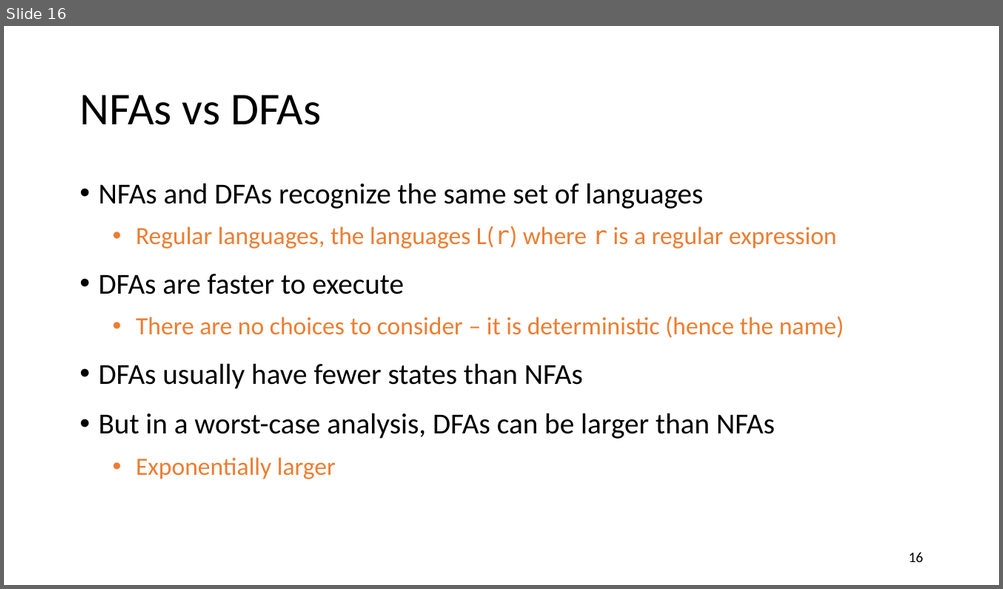
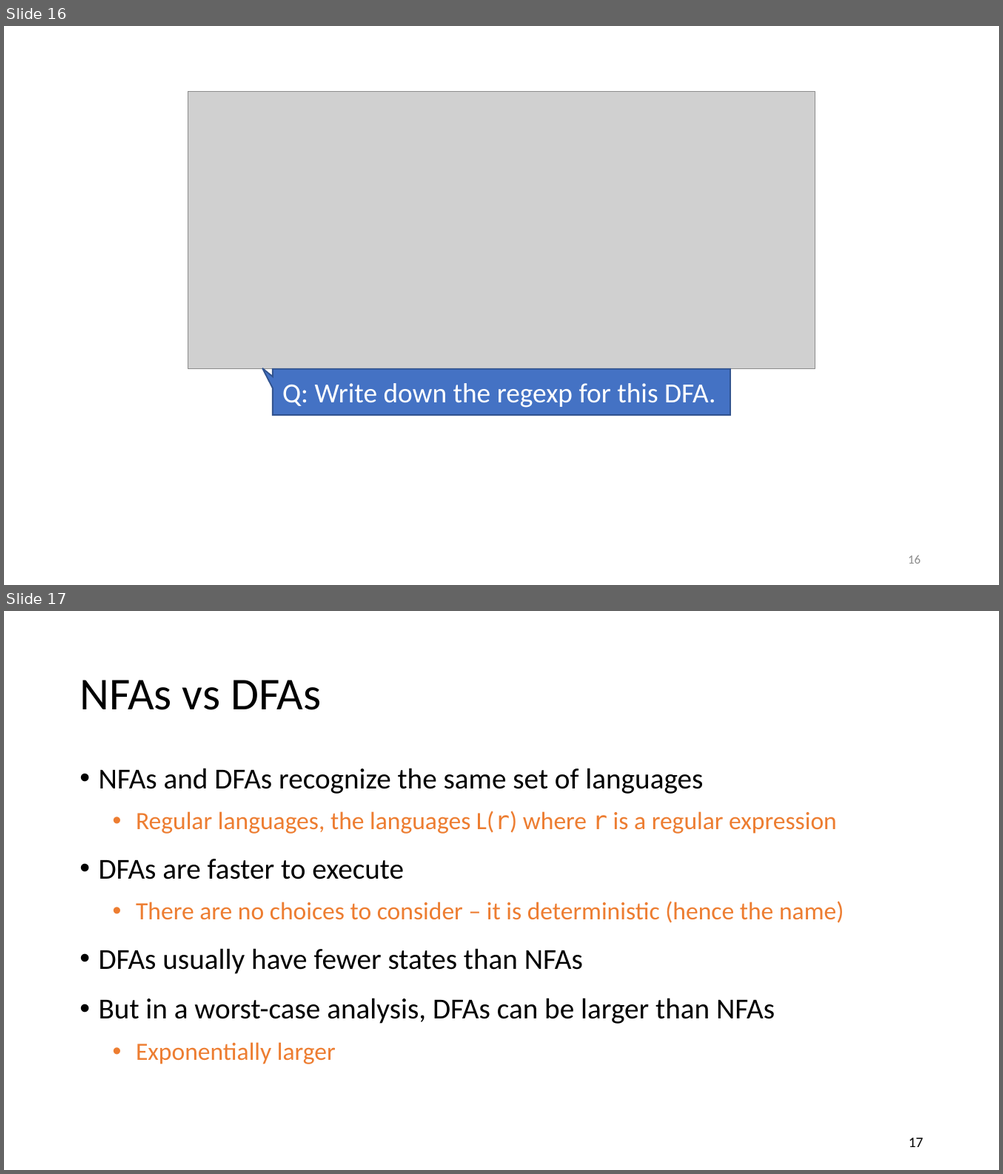
Before and after one commit to anoopsarkar/compilers-class, a slide deck: assets/ppt/lex/lex4-regexps-as-automata.pptx. Shown one above the other, each under a label of ours: slide 16 before the commit, slides 16 and 17 after it. The pictures are 1003x589 and 1003x1174 pixels, drawn with LibreOffice and Linux fonts; fonts in the diff are those of the drawing; grey boxes stand for pictures. Boxes give left, top, right and bottom in pixels: in the first picture for what was removed or moved away, otherwise in the second. Text is boxed around its words. In the diff, an @@ line names an element or a change of style, - is before the commit and + after.

```diff
--- a/assets/ppt/lex/lex4-regexps-as-automata.pptx
+++ b/assets/ppt/lex/lex4-regexps-as-automata.pptx
@@ slide 16 added at <box>4,26,999,585</box>, background #FFFFFF @@
@@ picture added at <box>188,92,814,369</box> @@
@@ speech box added at <box>273,369,730,415</box>, fill #4472C4, outline #325491 1 pt, 20 pt, text #FFFFFF @@
+Q: Write down the regexp for this DFA.
@@ page number added at <box>908,555,920,564</box>, 9 pt, text #8C8C8C @@
+16
@@ what was slide 16 is now slide 17 @@
@@ page number at <box>908,1138,923,1147</box>: text changed @@
-16
+17
```
Also in this commit, not shown: 14 slides changed, 1 other slide added, 6 other files.
